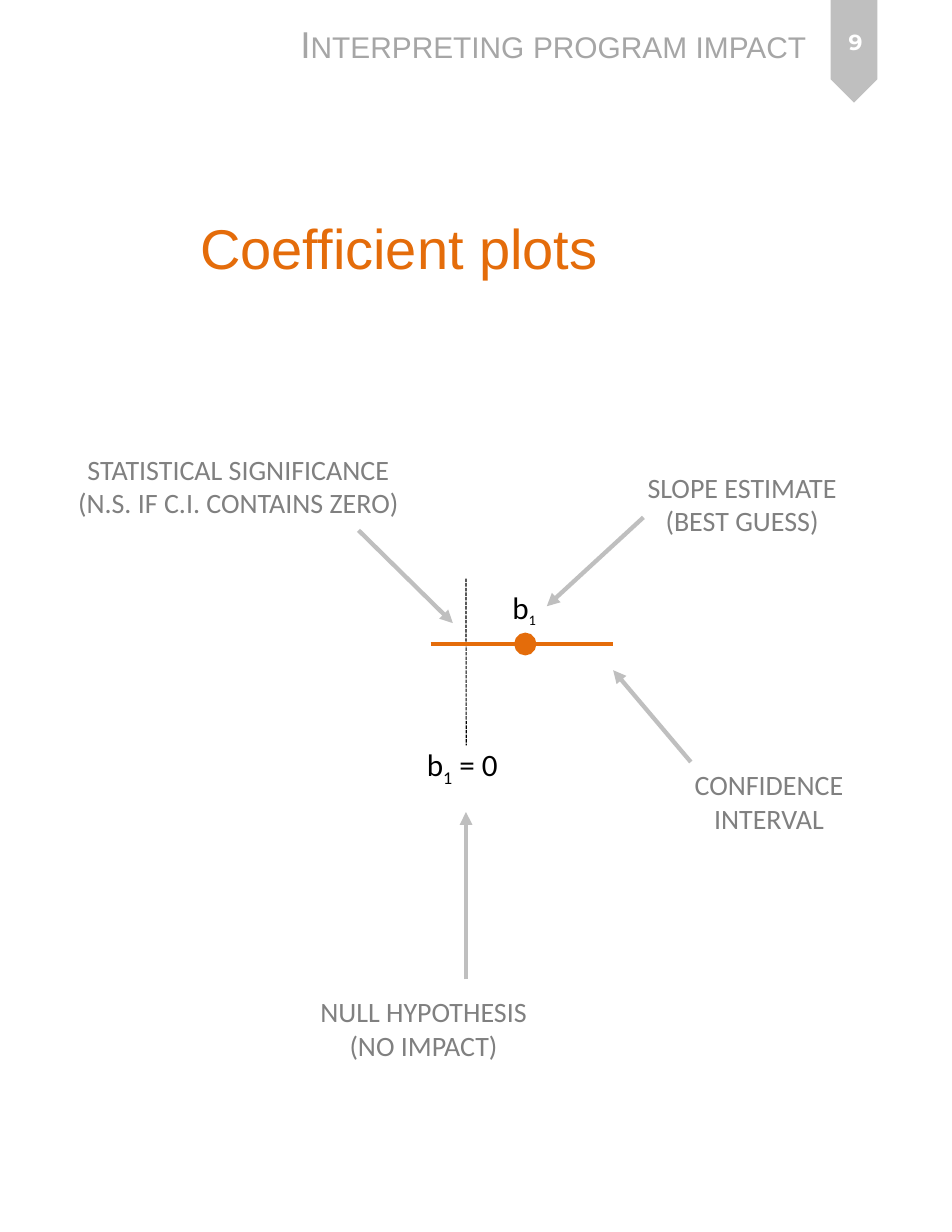
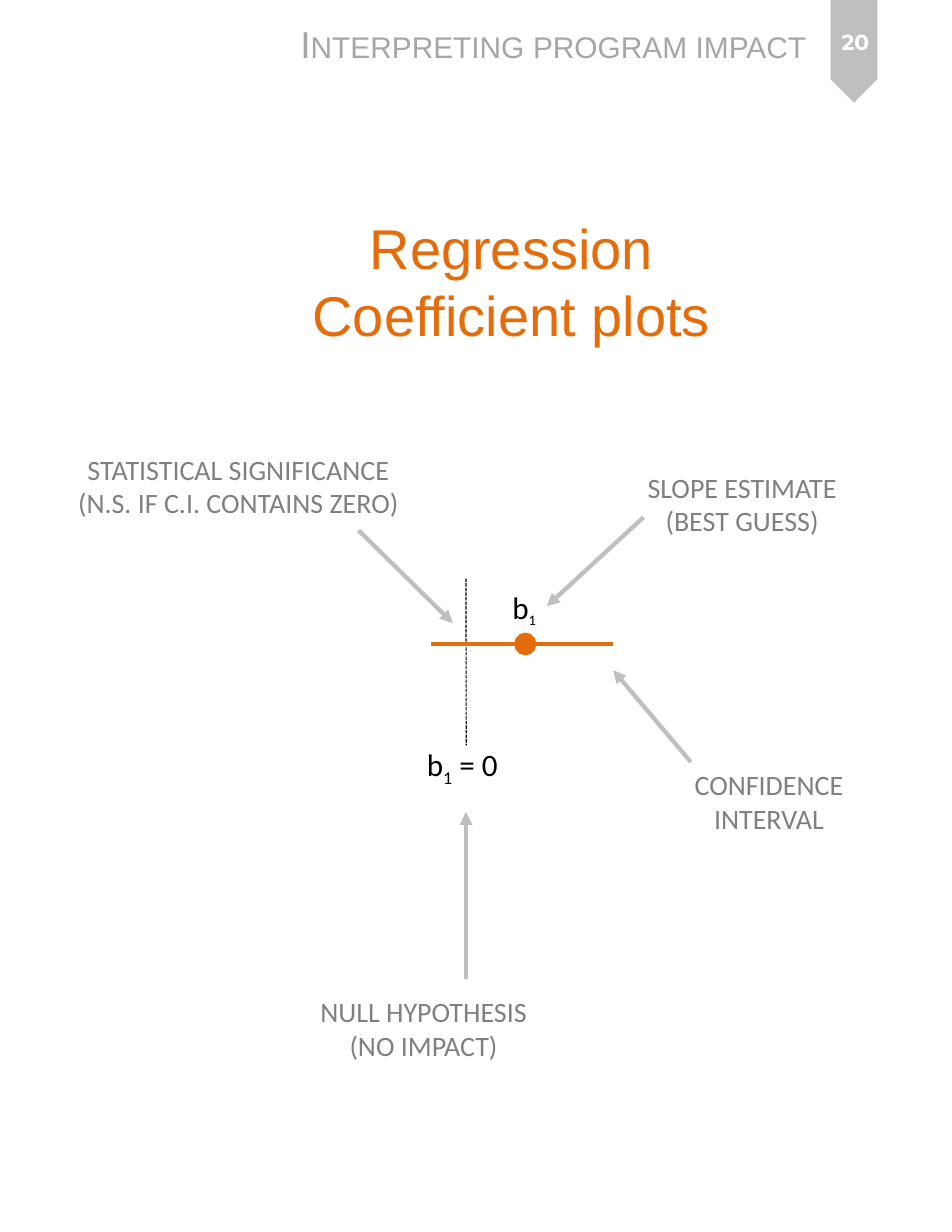
Before and after one commit to Watts-College/paf-510-template, a slide deck: slide 20 of lectures/p-05-program-impact.pptx (slide 9 before the commit). Drawn at 952x1232 pixels with LibreOffice and Linux fonts; fonts in the diff are those of the drawing. Boxes give left, top, right and bottom in pixels: in the first picture for what was removed or moved away, otherwise in the second. Text is boxed around its words. In the diff, an @@ line names an element or a change of style, - is before the commit and + after.

```diff
--- a/lectures/p-05-program-impact.pptx
+++ b/lectures/p-05-program-impact.pptx
@@ page number at (842, 35, 870, 50): text changed @@
-9
+20
@@ text at (370, 228, 653, 279): paragraph added @@
+Regression
@@ text at (312, 295, 709, 346): alignment left to centre @@
```
Also in this commit, not shown: 2 other slides changed, 11 slides added, 1 other file.
